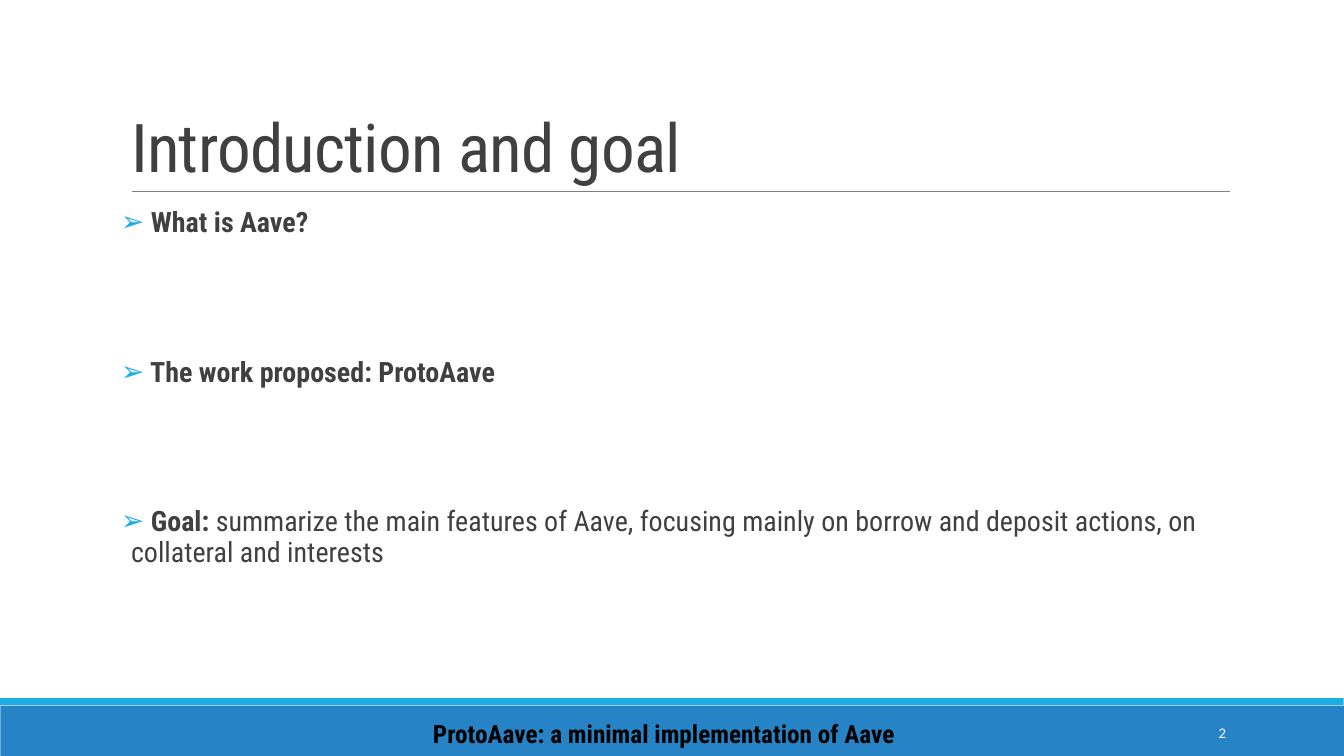
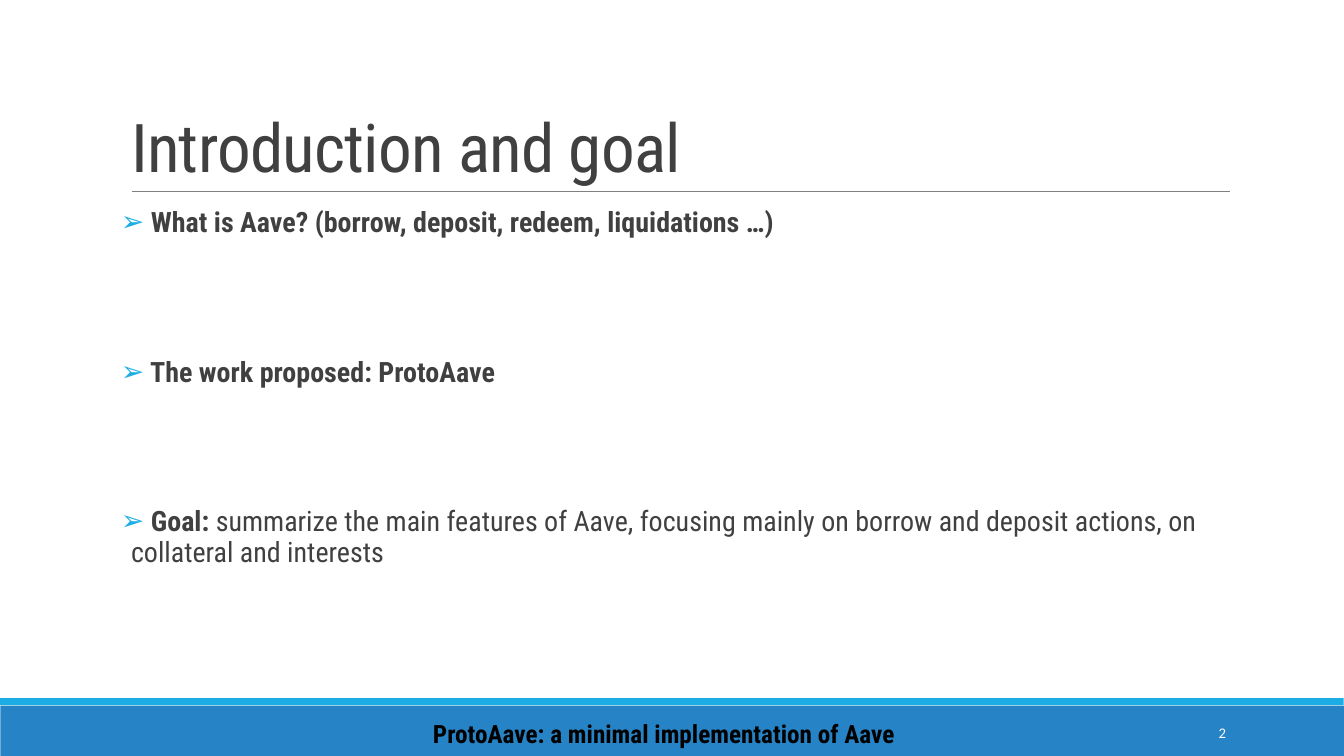
Before and after one commit to enricopiseddu/lendingPool, a slide deck: slide 2 of presentation.pptx. Drawn at 1344x756 pixels with LibreOffice and Linux fonts; fonts in the diff are those of the drawing. Boxes give left, top, right and bottom in pixels: in the first picture for what was removed or moved away, otherwise in the second. Text is boxed around its words. In the diff, an @@ line names an element or a change of style, - is before the commit and + after.

```diff
--- a/presentation.pptx
+++ b/presentation.pptx
@@ text at box(151, 210, 739, 238): text changed @@
-➢ What is Aave?
+➢ What is Aave? (borrow, deposit, redeem, liquidations …)
```
Also in this commit, not shown: 2 other slides changed.
